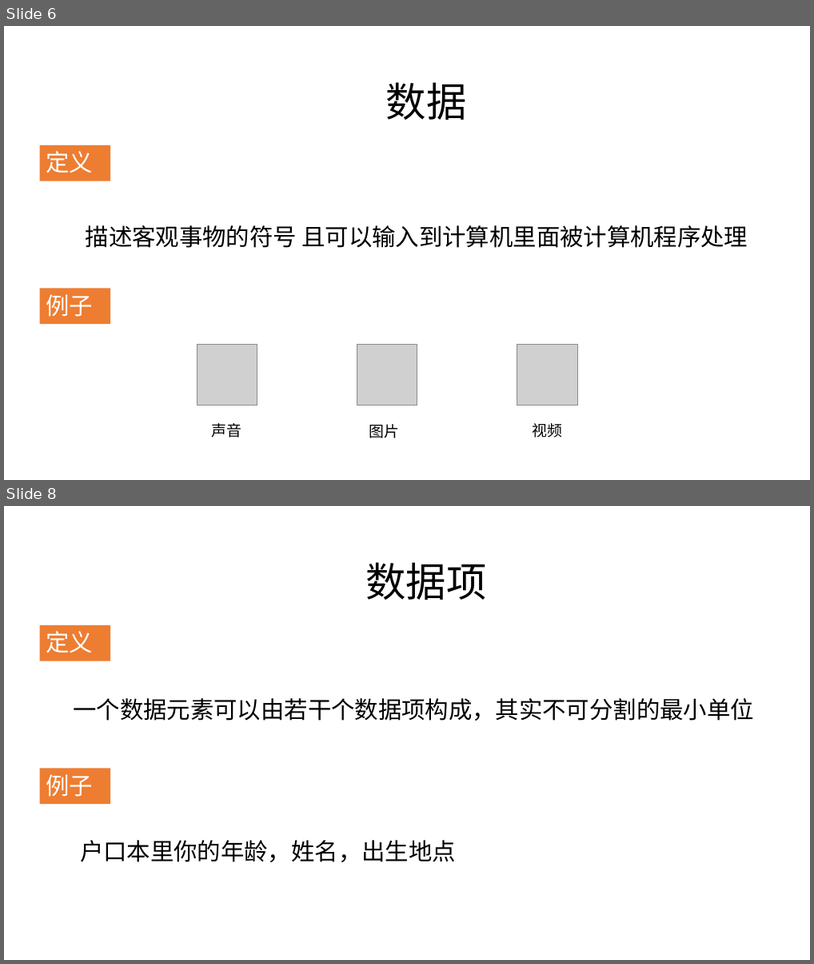
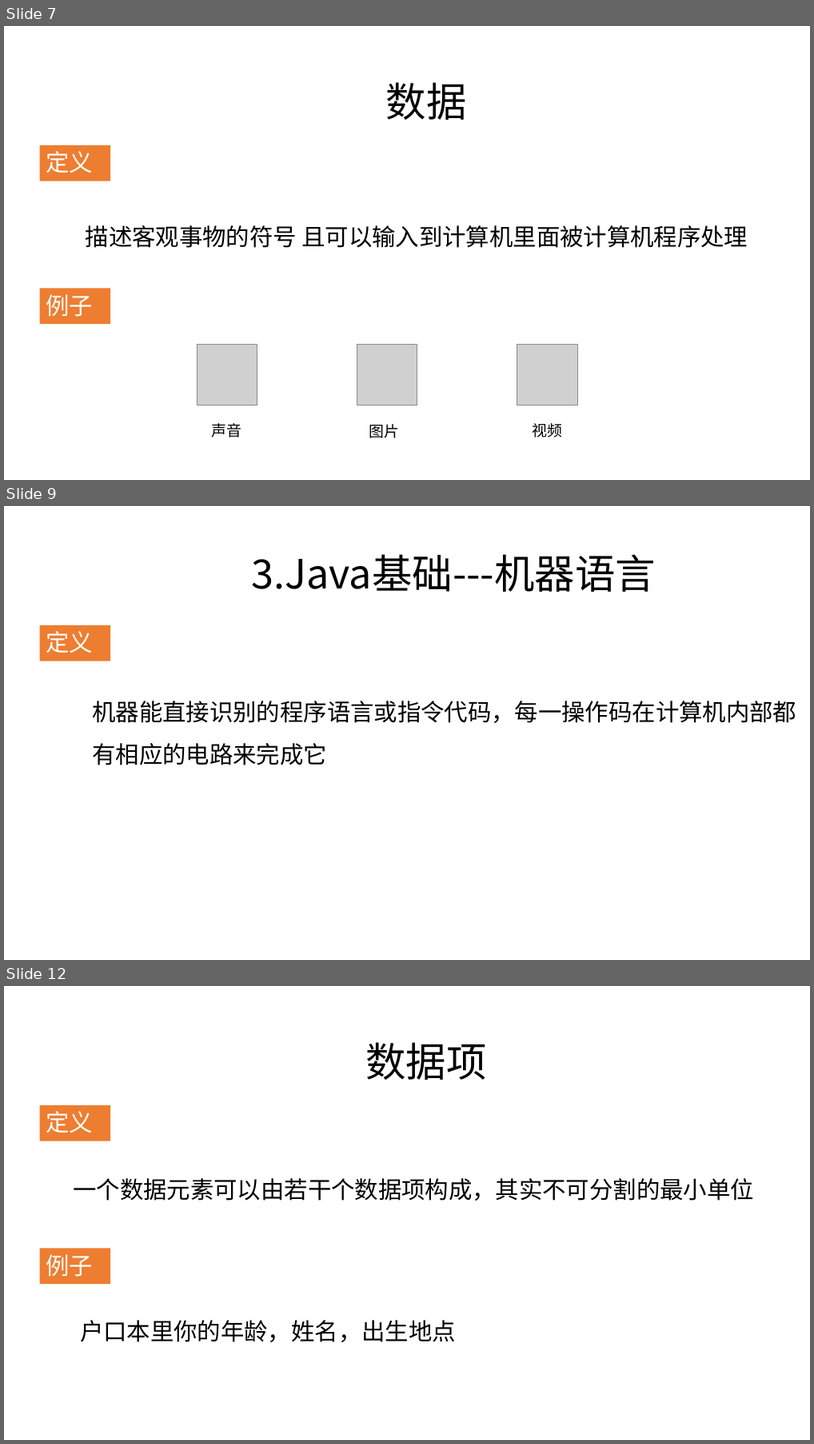
Before and after one commit to zjyesir/hmc_java_1, a slide deck: 1.1绪论.pptx. Shown one above the other, each under a label of ours: slides 6 and 8 before the commit, slides 7, 9 and 12 after it; the slides between them are not shown. The pictures are 814x964 and 814x1444 pixels, drawn with LibreOffice and Linux fonts; fonts in the diff are those of the drawing; grey boxes stand for pictures; background and template pictures are left out. Boxes give left, top, right and bottom in pixels: in the first picture for what was removed or moved away, otherwise in the second. Text is boxed around its words. In the diff, an @@ line names an element or a change of style, - is before the commit and + after.

```diff
--- a/1.1绪论.pptx
+++ b/1.1绪论.pptx
@@ slide 9 added at [4,506,810,960], background picture (left out) @@
@@ text added at [251,554,656,592], 48 pt, text #000000 @@
+3.Java基础---机器语言
@@ rectangle added at [40,625,110,661], fill #ED7D31, 28 pt, text #FFFFFF @@
+定义
@@ text added at [92,700,797,765], 28 pt, text #000000 @@
+机器能直接识别的程序语言或指令代码，每一操作码在计算机内部都有相应的电路来完成它
@@ what was slide 6 is now slide 7 @@
@@ what was slide 8 is now slide 12 @@
```
Also in this commit, not shown: 7 other slides added, 4 slides removed, 1 other file.
